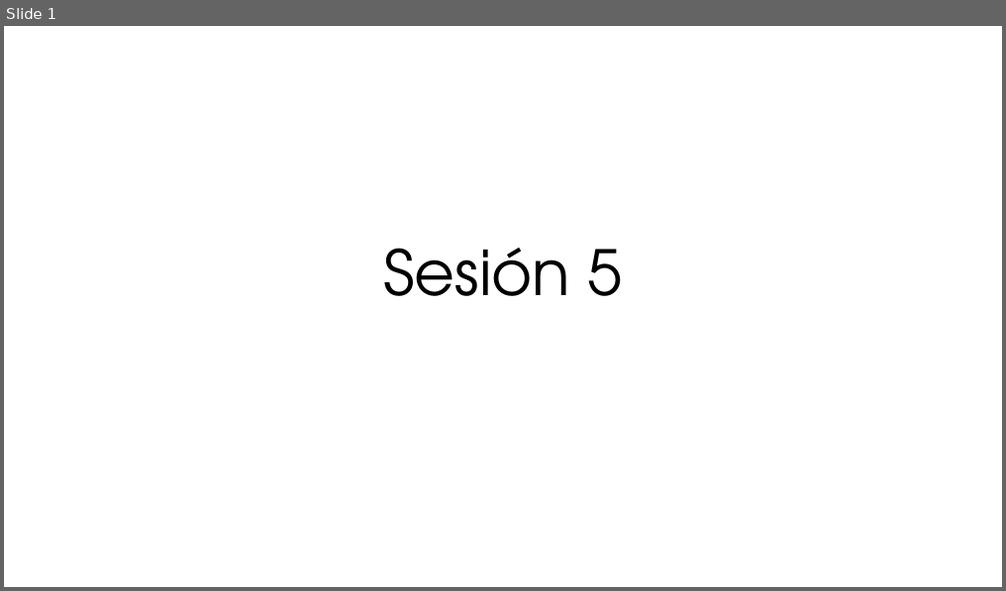
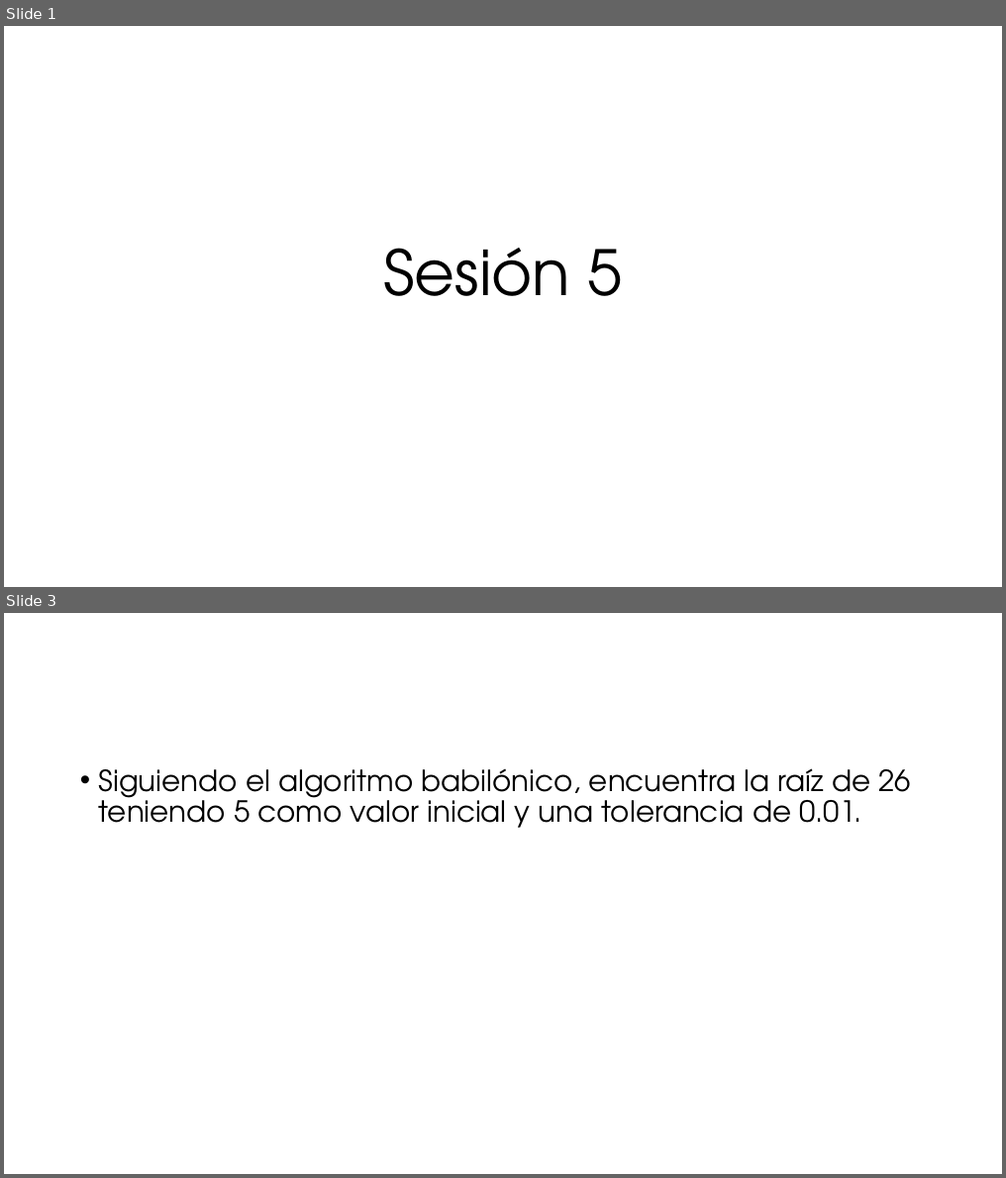
Before and after one commit to ccaballeroh/IntroPython, a slide deck: slides/Programación con Python05.pptx. Shown one above the other, each under a label of ours: slide 1 before the commit, slides 1 and 3 after it; the slides between them are not shown. The pictures are 1006x591 and 1006x1178 pixels, drawn with LibreOffice and Linux fonts; fonts in the diff are those of the drawing. Boxes give left, top, right and bottom in pixels: in the first picture for what was removed or moved away, otherwise in the second. Text is boxed around its words. In the diff, an @@ line names an element or a change of style, - is before the commit and + after.

```diff
--- a/slides/Programación con Python05.pptx
+++ b/slides/Programación con Python05.pptx
@@ slide 3 added at [4,613,1002,1174], background #FFFFFF @@
@@ text added at [99,768,912,828], 28 pt, text #000000 @@
+• Siguiendo el algoritmo babilónico, encuentra la raíz de 26 teniendo 5 como valor inicial y una tolerancia de 0.01.
```
Also in this commit, not shown: 1 slide changed, 11 other slides added, 1 slide removed.
